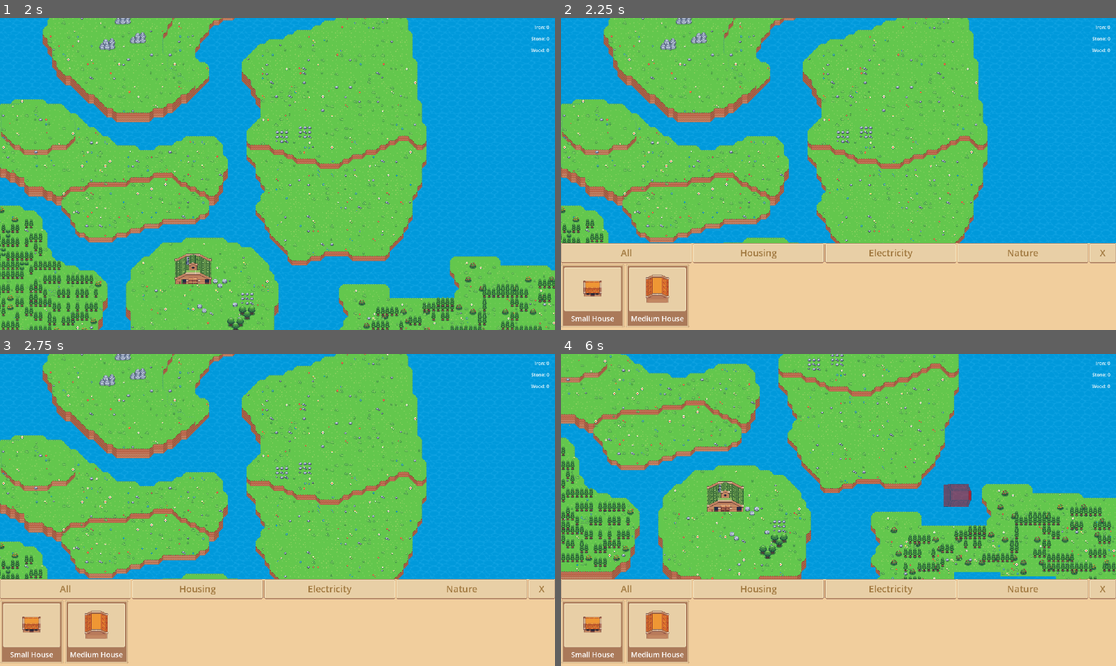
Above: before the commit, frames 1-4 (two rows, left to right).
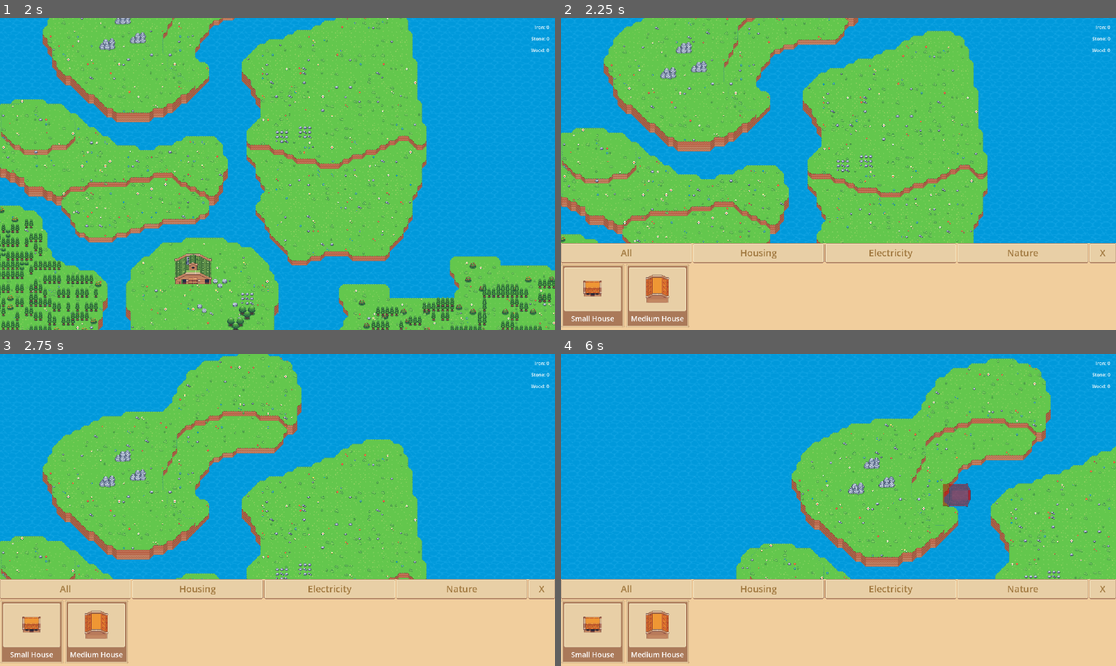
Above: after the commit, the same moments.

Repository: zaih0/Volta-Vista
Game: Godot game, scene res://scenes/main.tscn
Two runs of this game, one before a commit and one after it. Both use one fixed random seed, a clock stepped at 60 frames per second and the inputs below.
Inputs (mouse positions are in pixels of both pictures, inside the frame that each line leads up to):
- Up to frame 1 (2 s): click "Start Game" at 0.5 s; click "Start" at 1.25 s
- Up to frame 2 (2.25 s): tap Enter at 2 s; move the mouse to (810, 236) at 2.02 s; hold W (move_up) from 2.03 s (still down); hold B (build_mode) from 2.03 s (still down); click (810, 236) at 2.17 s
- Up to frame 3 (2.75 s): keep holding W (move_up); keep holding B (build_mode)
- Up to frame 4 (6 s): move the mouse to (594, 631) at 2.77 s; release B (build_mode) at 2.78 s; click (594, 631) at 2.85 s; move the mouse to (655, 631) at 3.52 s; release W (move_up) at 3.53 s; hold Right mouse button (right_click) 3.53-4.28 s; hold A (move_left) 3.53-5.03 s; click (655, 631) at 3.67 s; move the mouse to (866, 510) at 4.27 s; tap R (rotate_building) at 4.35 s; click (866, 510) at 4.42 s; move the mouse to (755, 432) at 5.02 s; hold S (move_down) 5.03-5.78 s; tap Mouse wheel down (zoom_in) at 5.1 s; move the mouse to (960, 494) at 5.77 s; hold D (move_right) from 5.78 s (still down); tap Mouse wheel up (zoom_out) at 5.85 s

Frame 1 is identical in both runs. In frame 2, 23% of the frame differs, in the area x 0-97%, y 0-73%; in frame 3, 31%; in frame 4, 47%, in the area x 0-100%, y 0-73%.

Commit message:
Update camera_2d.gd

Diff:
--- a/scenes/camera_2d.gd
+++ b/scenes/camera_2d.gd
@@ -33,7 +33,8 @@
 		last_direction = current_direction
 
 	position += velocity * delta
-	position = position.clamp(Vector2.ZERO, Vector2(10000, 10000))
+	position = position.clamp(Vector2(-5000, -5000), Vector2(10000, 10000))
+
 
 	# Zoom in/out controls
 	if Input.is_action_just_pressed("zoom_in"):
